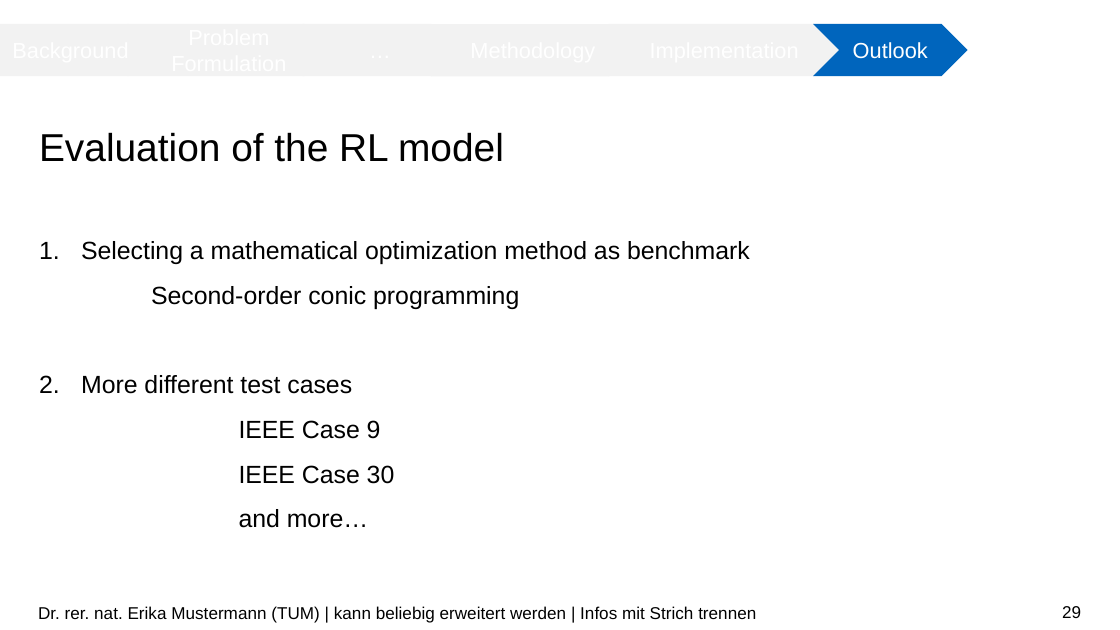
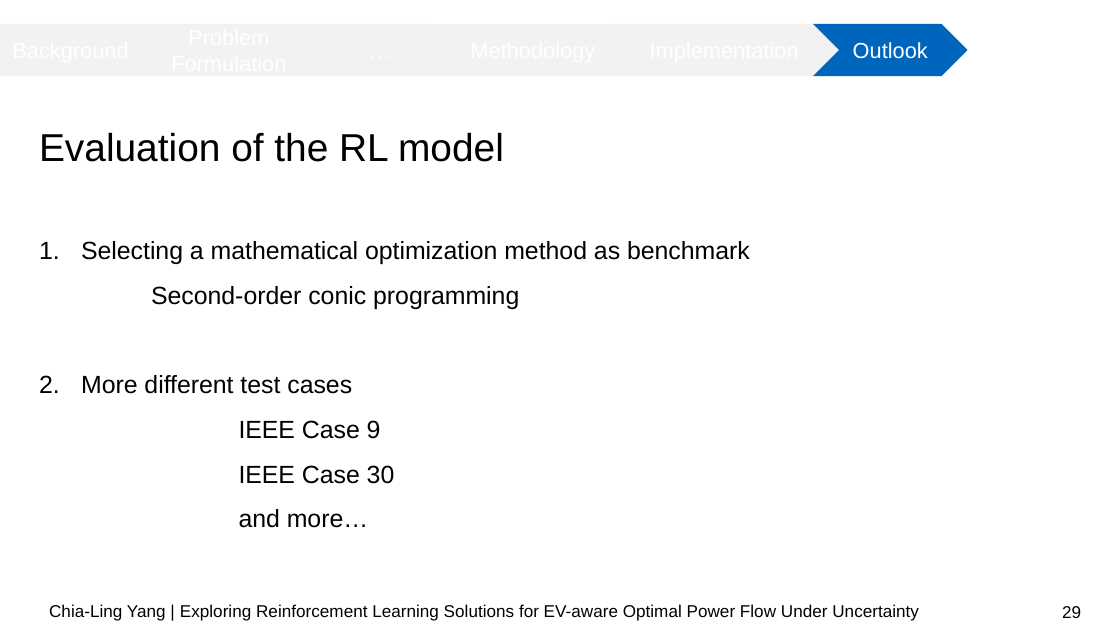
Before and after one commit to chialingyang7718/RL_OPF_EVaware, a slide deck: slide 29 of Mid-term Presentation.pptx. Drawn at 1120x630 pixels with LibreOffice and Linux fonts; fonts in the diff are those of the drawing; background and template pictures are left out. Boxes give left, top, right and bottom in pixels: in the first picture for what was removed or moved away, otherwise in the second. Text is boxed around its words. In the diff, an @@ line names an element or a change of style, - is before the commit and + after.

```diff
--- a/Mid-term Presentation.pptx
+++ b/Mid-term Presentation.pptx
@@ text "Chia-Ling Yang | Exploring Reinforcement ..." at (49,604,919,621): vertical alignment middle to top @@
@@ text at (49,604,919,621): text changed @@
-Dr. rer. nat. Erika Mustermann (TUM) | kann beliebig erweitert werden | Infos mit Strich trennen
+Chia-Ling Yang | Exploring Reinforcement Learning Solutions for EV-aware Optimal Power Flow Under Uncertainty
```
Also in this commit, not shown: 3 other slides changed, 2 slides added.
